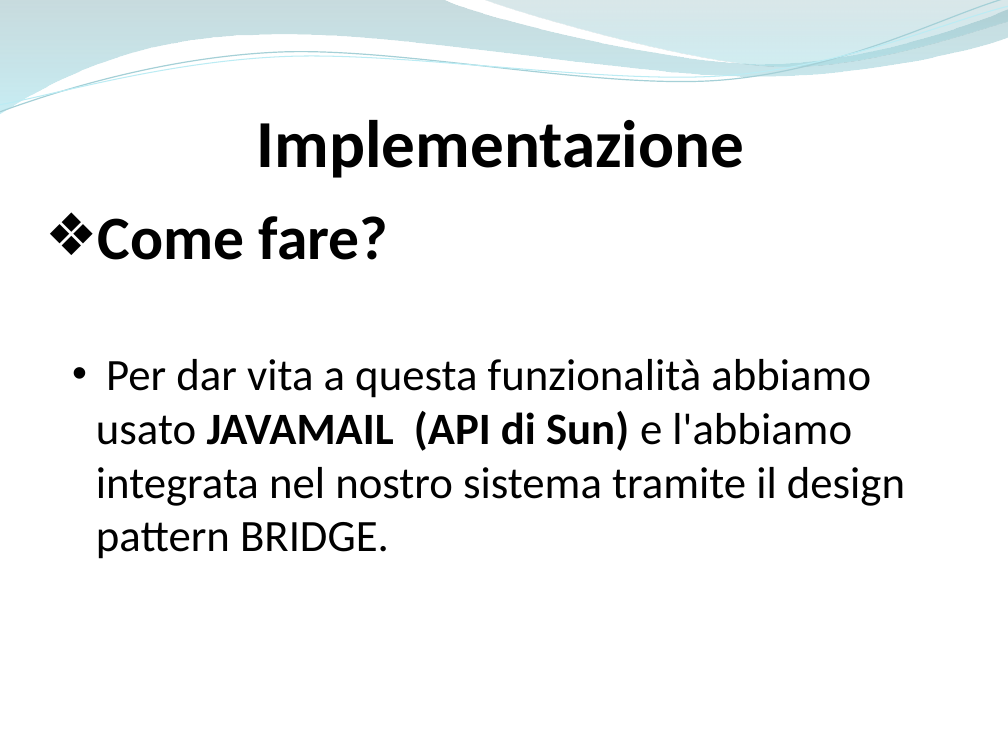
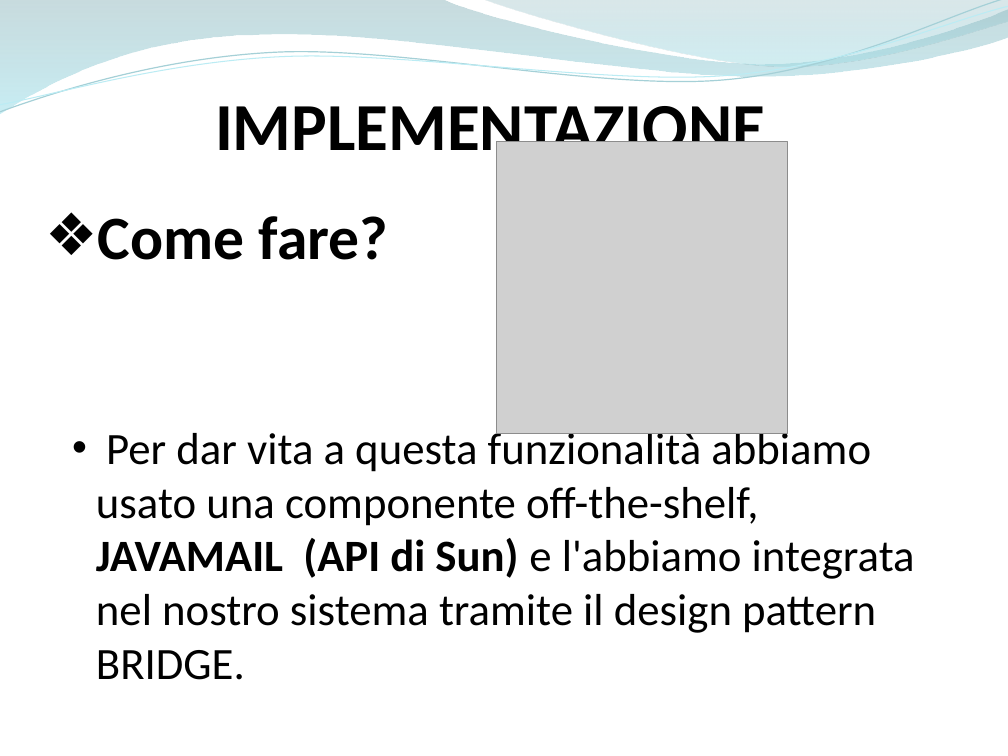
Before and after one commit to ammirate/at-silo, a slide deck: slide 87 of Presentazione/Atsilo1/[BOZZA] Atsilo_A_PresentazioneFinale copia.pptx. Drawn at 1008x756 pixels with LibreOffice and Linux fonts; fonts in the diff are those of the drawing; grey boxes stand for pictures. Boxes give left, top, right and bottom in pixels: in the first picture for what was removed or moved away, otherwise in the second. Text is boxed around its words. In the diff, an @@ line names an element or a change of style, - is before the commit and + after.

```diff
--- a/Presentazione/Atsilo1/[BOZZA] Atsilo_A_PresentazioneFinale copia.pptx
+++ b/Presentazione/Atsilo1/[BOZZA] Atsilo_A_PresentazioneFinale copia.pptx
@@ text at (215, 106, 765, 167): text changed @@
-Implementazione
+IMPLEMENTAZIONE
@@ picture added at (496, 142, 787, 433) @@
@@ text at (96, 427, 915, 680): text changed @@
-  • Per dar vita a questa funzionalità abbiamo usato JAVAMAIL (API di Sun) e l'abbiamo integrata nel nostro sistema tramite il design pattern BRIDGE.
+  • Per dar vita a questa funzionalità abbiamo usato una componente off-the-shelf, JAVAMAIL (API di Sun) e l'abbiamo integrata nel nostro sistema tramite il design pattern BRIDGE.
```
Also in this commit, not shown: 5 other slides changed, 8 slides added, 3 slides removed, 2 other files.
